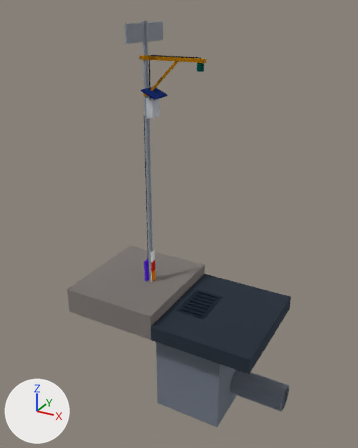
Renders of the glTF model media/model.glb from each side of a commit.
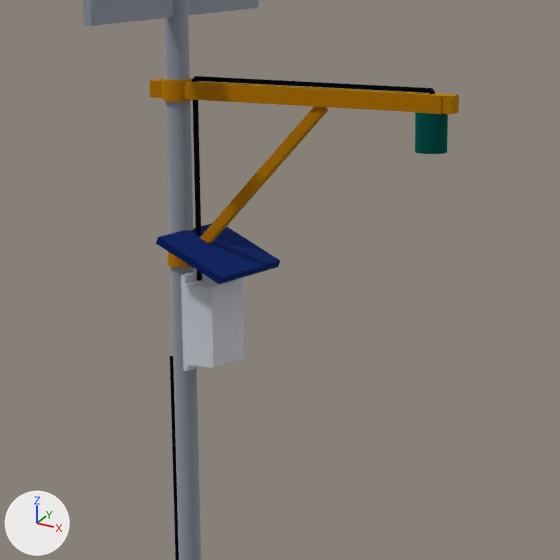
The first picture shows the older version from a 50 mm lens placed at (2.75, -5.03, 3.6), pointed at (0.0, -0.03, 1.1). The close-ups show the older and then the newer version on the part from 30% to 64% of the width and 9% to 36% of the height of that picture. Only the edits that show in the close-ups are written down. Arrows for +X, +Y and +Z are at lower left; the lights stay in place. Where no turn or scale is listed for an object, it has been applied to the vertices. Vertices at exactly the same position are counted once.

In view in the first close-up: 'Existing sign pole, 60 mm', 'FieldNode 6 W panel (part of item 1)', 'FieldNode core (enclosure, LiFePO4, LoRaWAN)', 'Sensor arm and pole clamps', 'Sensor cables, M12', 'Street radar head, 60 GHz'.
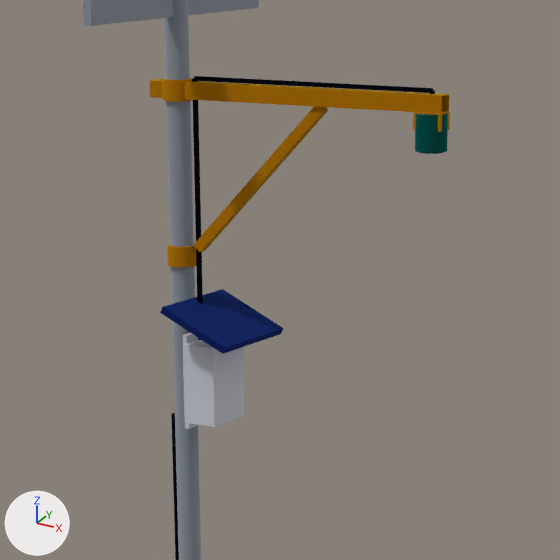
Where the newer file only moved an object's origin or applied its transform, the numbers keep the older frame.

Location of each change, [x1, y1, x2, y2] in pixels of the close-ups (560 x 560 px; the box of a moved part takes in the faces that stretch with it):
'Sensor arm and pole clamps', reshaped: before [149, 78, 459, 267]; after [149, 78, 450, 267]
'FieldNode core (enclosure, LiFePO4, LoRaWAN)', moved: before [181, 271, 244, 371]; after [183, 333, 245, 429]
'FieldNode 6 W panel (part of item 1)', moved: before [156, 224, 280, 284]; after [160, 289, 283, 354]
part 2 of me_sensor_arm_and_pole_clamps, moved or reshaped: before [163, 78, 459, 114]; after [164, 79, 450, 132]

Diff of the bpy script that builds the scene:
```diff
--- a/media/model.glb.py
+++ b/media/model.glb.py
@@ me_fieldnode_core__enclosure__lifepo4__lorawan @@
 # used by ob_fieldnode_core__enclosure__lifepo4__lorawan; location = (0.0, 0.0, 0.0)
-me_fieldnode_core__enclosure__lifepo4__lorawan.from_pydata(...)  # 20 vertices, 36 faces; spans x -0.42..-0.318, y -0.075..0.075, z 2.38..2.62
+me_fieldnode_core__enclosure__lifepo4__lorawan.from_pydata(...)  # 20 vertices, 36 faces; spans x -0.42..-0.318, y -0.075..0.075, z 2.23..2.47
+# me_fieldnode_core__enclosure__lifepo4__lorawan part 1: the whole mesh is moved by (0.0, 0.0, -0.15)
 me_fieldnode_core__enclosure__lifepo4__lorawan.materials.append(mat_mat_6)
@@ me_sensor_arm_and_pole_clamps @@
 # used by ob_sensor_arm_and_pole_clamps; location = (0.0, 0.0, 0.0)
-me_sensor_arm_and_pole_clamps.from_pydata(...)  # 1262 vertices, 2528 faces; spans x -0.52..0.31, y -0.038..0.038, z 2.635..3.085
+me_sensor_arm_and_pole_clamps.from_pydata(...)  # 1462 vertices, 2924 faces; spans x -0.52..0.285, y -0.038..0.038, z 2.635..3.085
+# me_sensor_arm_and_pole_clamps part 2: 15 vertices moved from x -0.475..-0.419, y -0.031..0.021, z 3.035..3.085 to x -0.475..-0.42, y -0.03..0.02, z 3.035..3.085; 183 vertices removed from x -0.481..0.31, y -0.031..0.031, z 3.035..3.085; 275 vertices added at x -0.52..0.285, y -0.03..0.03, z 3.0..3.085
+# other edits to the shape of me_sensor_arm_and_pole_clamps do not show in these pictures
 me_sensor_arm_and_pole_clamps.materials.append(mat_mat_9)
@@ ob_fieldnode_6_w_panel__part_of_item_1 @@
 ob_fieldnode_6_w_panel__part_of_item_1 = bpy.data.objects.new('FieldNode 6 W panel (part of item 1)', me_fieldnode_6_w_panel__part_of_item_1)
-ob_fieldnode_6_w_panel__part_of_item_1.location = (-0.34, 0.0, 2.675)
+ob_fieldnode_6_w_panel__part_of_item_1.location = (-0.333, 0.0, 2.505)
```
